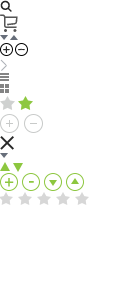
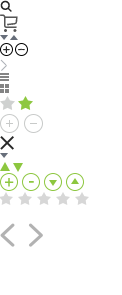
Before/after of a 122×295 layered artwork. What changed in the layer stack:
added layer "Layer 38" above "Layer 37 copy 4" over <box>0,223,43,247</box>
